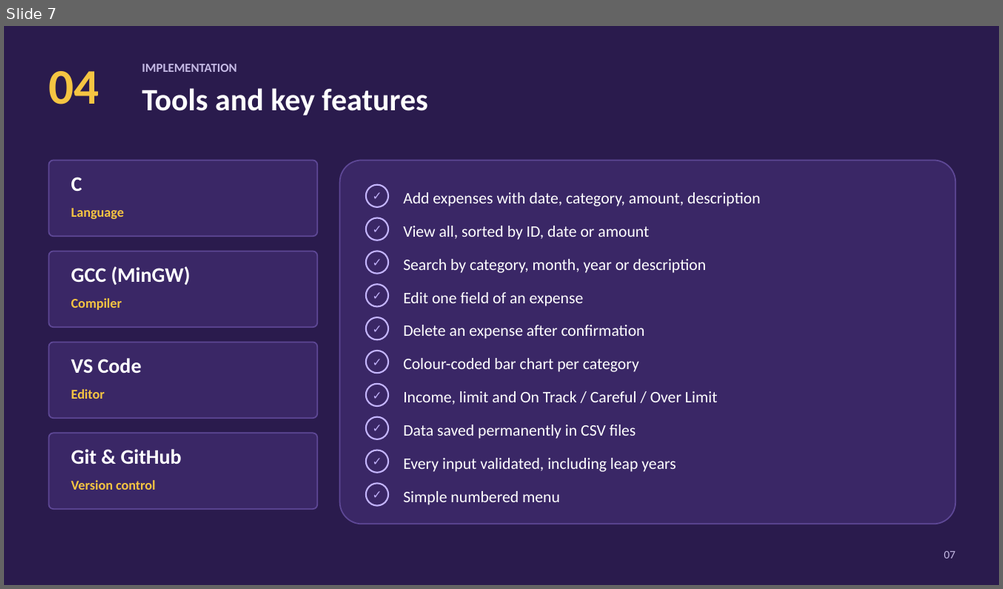
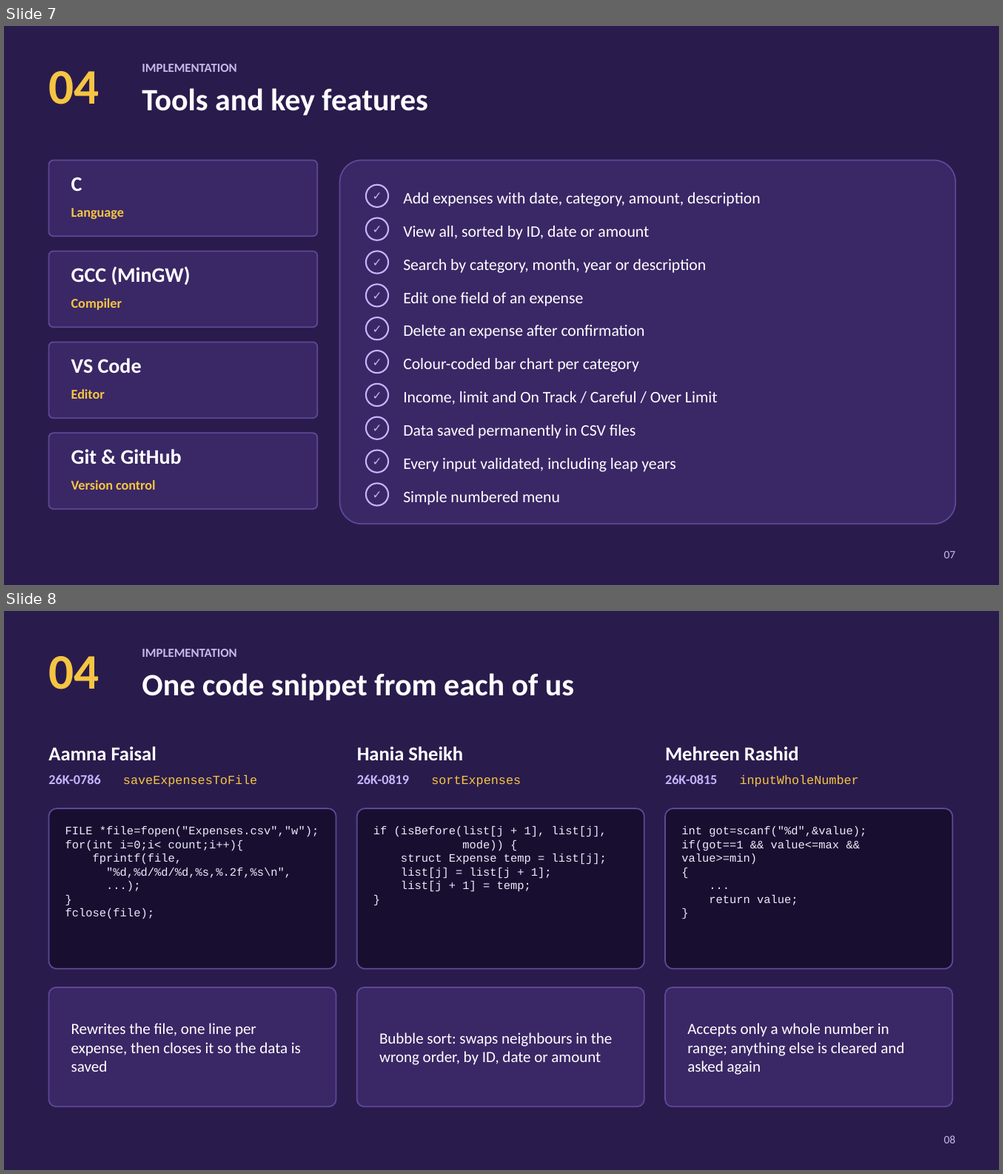
Before and after one commit to aamnafaisal26/Programming-Fundamentals_Lab_Project, a slide deck: Budget Tracker - Presentation.pptx. Shown one above the other, each under a label of ours: slide 7 before the commit, slides 7 and 8 after it. The pictures are 1003x589 and 1003x1174 pixels, drawn with LibreOffice and Linux fonts; fonts in the diff are those of the drawing. Boxes give left, top, right and bottom in pixels: in the first picture for what was removed or moved away, otherwise in the second. Text is boxed around its words. In the diff, an @@ line names an element or a change of style, - is before the commit and + after.

```diff
--- a/Budget Tracker - Presentation.pptx
+++ b/Budget Tracker - Presentation.pptx
@@ slide 8 added at (4, 611, 999, 1170), background #2A1B4D @@
@@ text added at (142, 649, 236, 657), 12 pt, text #C6BBE6, bold @@
+IMPLEMENTATION
@@ text added at (48, 656, 99, 689), 48 pt, text #F5C542, bold @@
+04
@@ text added at (142, 673, 574, 701), 30 pt, text #FFFFFF, bold @@
+One code snippet from each of us
@@ text added at (48, 746, 156, 761), 19 pt, text #FFFFFF, bold @@
+Aamna Faisal
@@ text added at (357, 746, 463, 760), 19 pt, text #FFFFFF, bold @@
+Hania Sheikh
@@ text added at (665, 746, 799, 761), 19 pt, text #FFFFFF, bold @@
+Mehreen Rashid
@@ text added at (48, 775, 257, 787), 12 pt, text #F5C542 @@
+26K-0786 saveExpensesToFile
@@ text added at (357, 775, 521, 787), 12 pt, text #F5C542 @@
+26K-0819 sortExpenses
@@ text added at (665, 775, 859, 787), 12 pt, text #F5C542 @@
+26K-0815 inputWholeNumber
@@ rounded rectangle added at (48, 809, 336, 969), fill #180F30, outline #5E4896 1.25 pt @@
@@ rounded rectangle added at (357, 809, 644, 969), fill #180F30, outline #5E4896 1.25 pt @@
@@ rounded rectangle added at (665, 809, 952, 969), fill #180F30, outline #5E4896 1.25 pt @@
@@ text added at (65, 826, 318, 919), 11 pt, text #EEEAFB @@
+FILE *file=fopen("Expenses.csv","w");
+for(int i=0;i< count;i++){
+fprintf(file,
+"%d,%d/%d/%d,%s,%.2f,%s\n",
+...);
+}
+fclose(file);
@@ text added at (373, 826, 606, 892), 11 pt, text #EEEAFB @@
+if (isBefore(list[j + 1], list[j],
+mode)) {
+struct Expense temp = list[j];
+list[j] = list[j + 1];
+list[j + 1] = temp;
+}
@@ text added at (681, 826, 866, 906), 11 pt, text #EEEAFB @@
+int got=scanf("%d",&value);
+if(got==1 && value<=max && value>=min)
+{
+...
+return value;
+}
@@ rounded rectangle added at (48, 988, 336, 1107), fill #3A2766, outline #5E4896 1.25 pt @@
@@ rounded rectangle added at (357, 988, 644, 1107), fill #3A2766, outline #5E4896 1.25 pt @@
@@ rounded rectangle added at (665, 988, 952, 1107), fill #3A2766, outline #5E4896 1.25 pt @@
@@ text added at (71, 1023, 301, 1072), 15 pt, text #FFFFFF @@
+Rewrites the file, one line per expense, then closes it so the data is saved
@@ text added at (687, 1023, 904, 1075), 15 pt, text #FFFFFF @@
+Accepts only a whole number in range; anything else is cleared and asked again
@@ text added at (379, 1033, 612, 1065), 15 pt, text #FFFFFF @@
+Bubble sort: swaps neighbours in the wrong order, by ID, date or amount
@@ text added at (944, 1136, 956, 1144), 11 pt, text #C6BBE6 @@
+08
```
Also in this commit, not shown: 4 slides changed, 3 slides removed.
